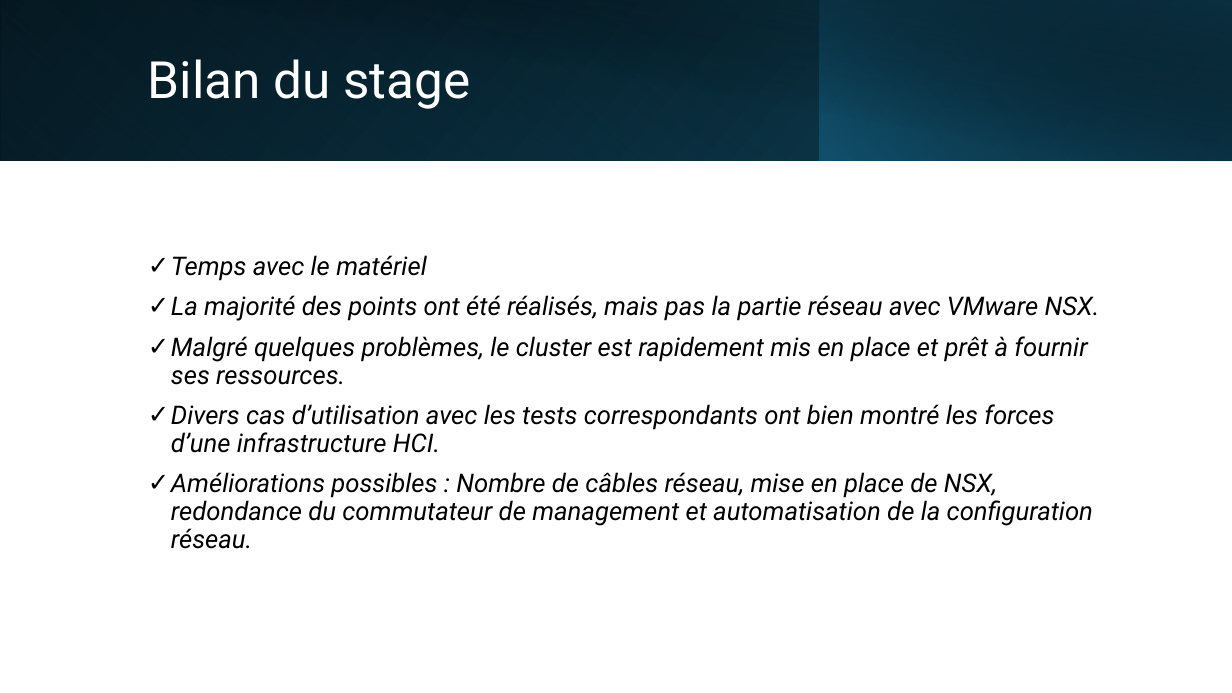
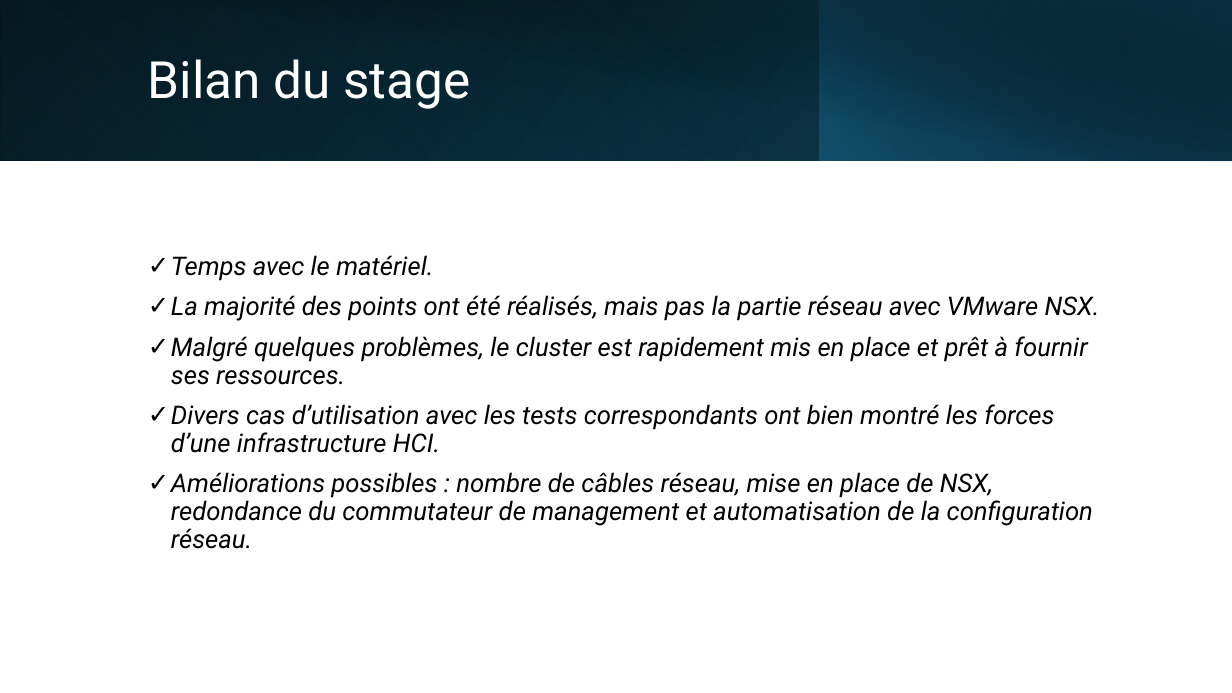
Before and after one commit to Vinc1347900/Stage_Henallux, a slide deck: slide 25 of TFE/DHAIMI_Vincent_PP_TFE.pptx. Drawn at 1232x693 pixels with LibreOffice and Linux fonts; fonts in the diff are those of the drawing. Boxes give left, top, right and bottom in pixels: in the first picture for what was removed or moved away, otherwise in the second. Text is boxed around its words. In the diff, an @@ line names an element or a change of style, - is before the commit and + after.

```diff
--- a/TFE/DHAIMI_Vincent_PP_TFE.pptx
+++ b/TFE/DHAIMI_Vincent_PP_TFE.pptx
@@ text at bbox=[171, 255, 433, 281]: text changed @@
-✓ Temps avec le matériel
+✓ Temps avec le matériel.
@@ text at bbox=[171, 472, 1093, 549]: text changed @@
-✓ Améliorations possibles : Nombre de câbles réseau, mise en place de NSX, redondance du commutateur de management et automatisation de la configuration réseau.
+✓ Améliorations possibles : nombre de câbles réseau, mise en place de NSX, redondance du commutateur de management et automatisation de la configuration réseau.
```
Also in this commit, not shown: 15 other slides changed, 4 other files.
